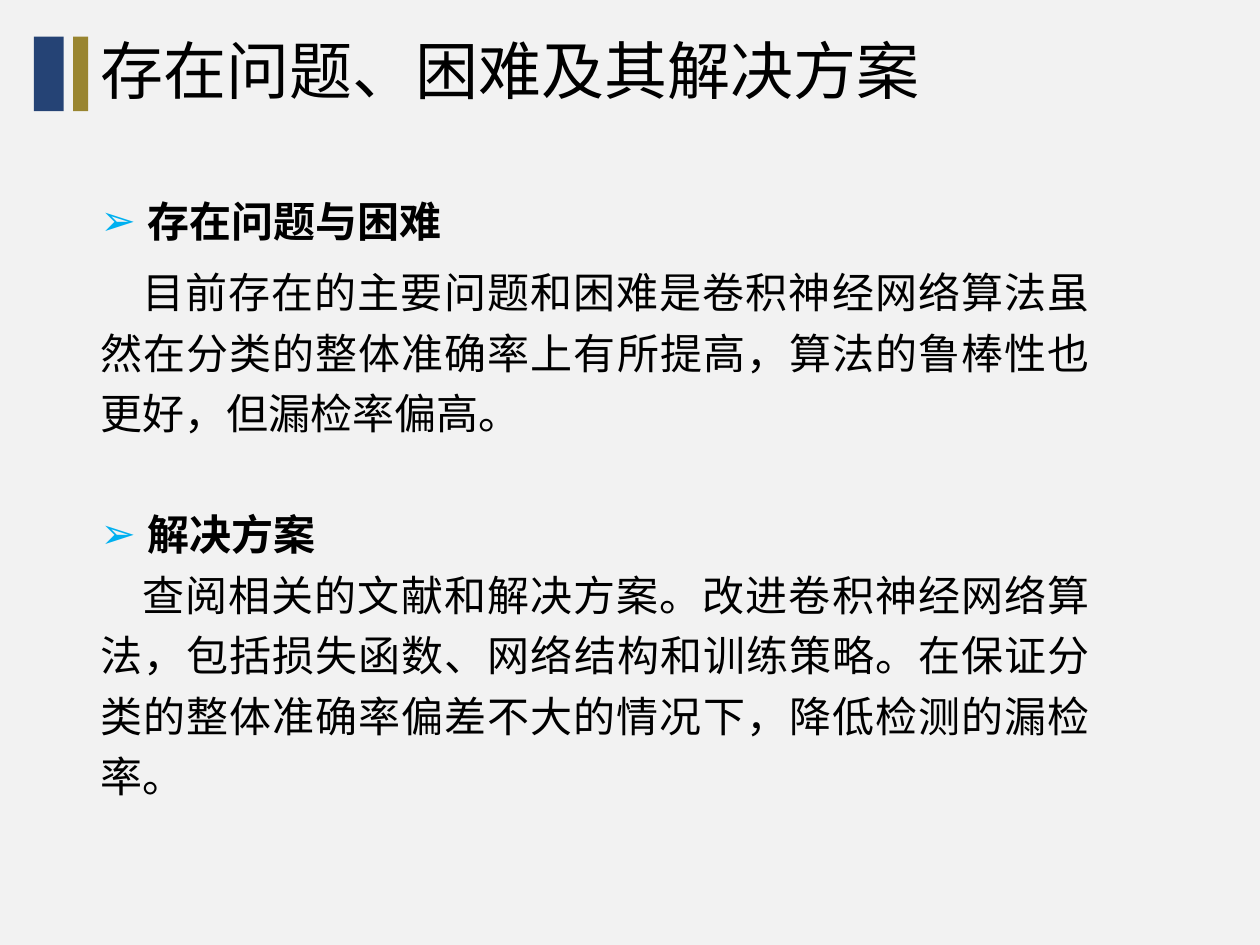
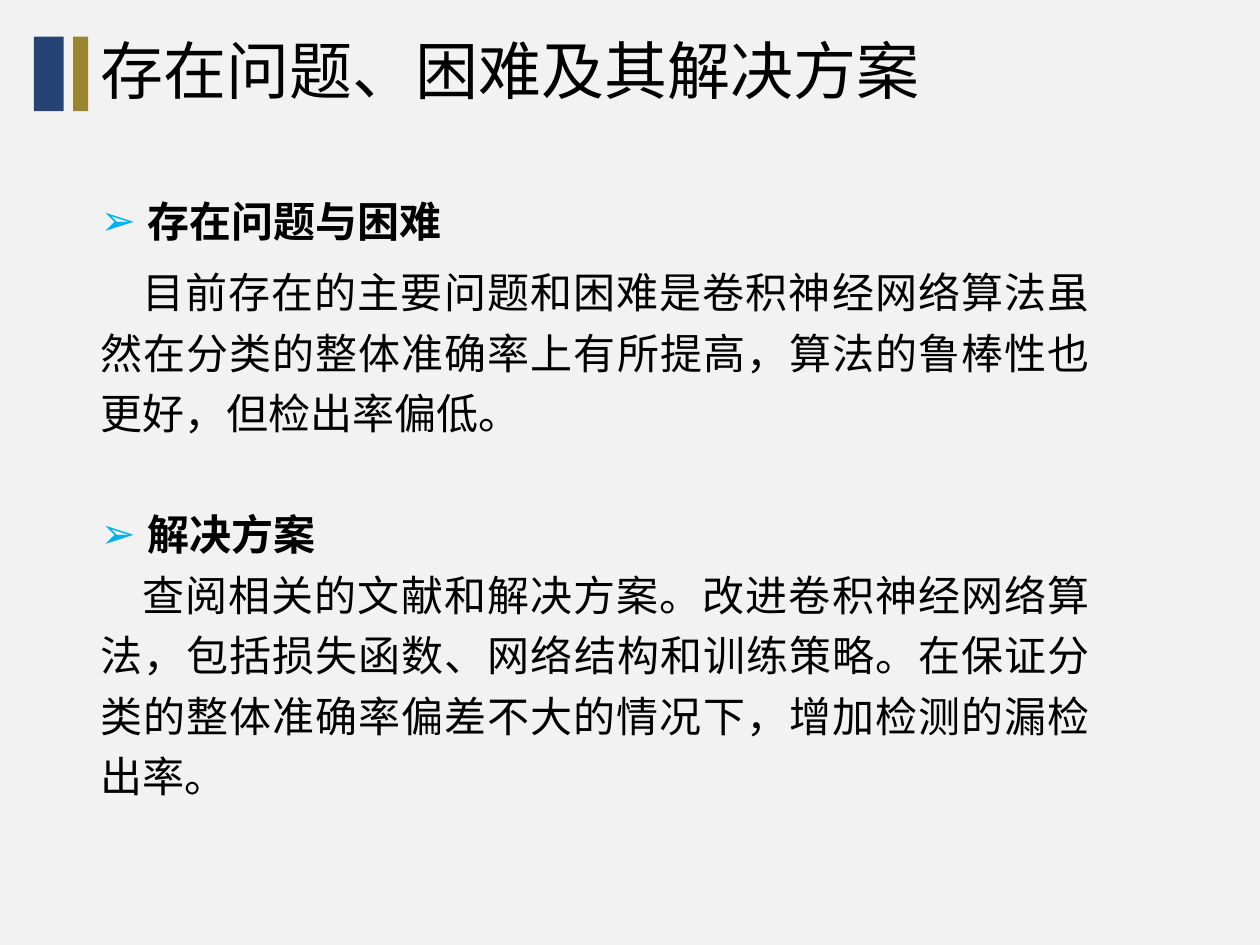
Before and after one commit to wang-jiankun/Graduate-File, a slide deck: slide 24 of 中期PPT-王建坤.pptx. Drawn at 1260x945 pixels with LibreOffice and Linux fonts; fonts in the diff are those of the drawing; background and template pictures are left out. Boxes give left, top, right and bottom in pixels: in the first picture for what was removed or moved away, otherwise in the second. Text is boxed around its words. In the diff, an @@ line names an element or a change of style, - is before the commit and + after.

```diff
--- a/中期PPT-王建坤.pptx
+++ b/中期PPT-王建坤.pptx
@@ text at <box>101,272,1090,434</box>: text changed @@
-目前存在的主要问题和困难是卷积神经网络算法虽然在分类的整体准确率上有所提高，算法的鲁棒性也更好，但漏检率偏高。
+目前存在的主要问题和困难是卷积神经网络算法虽然在分类的整体准确率上有所提高，算法的鲁棒性也更好，但检出率偏低。
@@ text at <box>101,575,1090,796</box>: text changed @@
-查阅相关的文献和解决方案。改进卷积神经网络算法，包括损失函数、网络结构和训练策略。在保证分类的整体准确率偏差不大的情况下，降低检测的漏检率。
+查阅相关的文献和解决方案。改进卷积神经网络算法，包括损失函数、网络结构和训练策略。在保证分类的整体准确率偏差不大的情况下，增加检测的漏检出率。
```
Also in this commit, not shown: 16 other slides changed, 2 other files.
